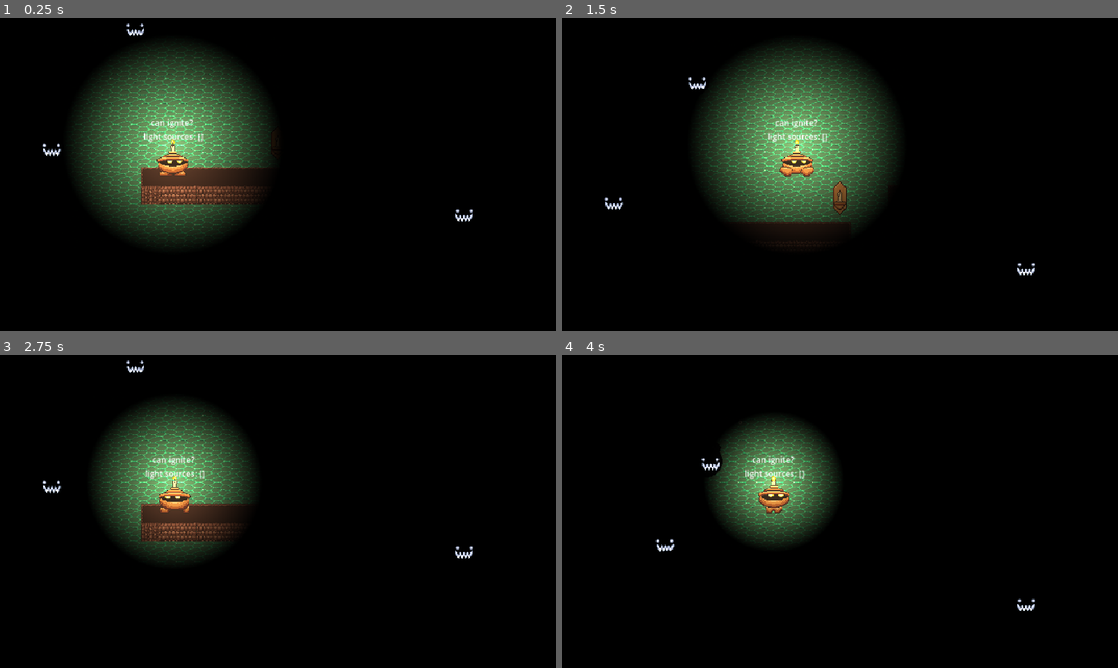
Above: before the commit, frames 1-4 (two rows, left to right).
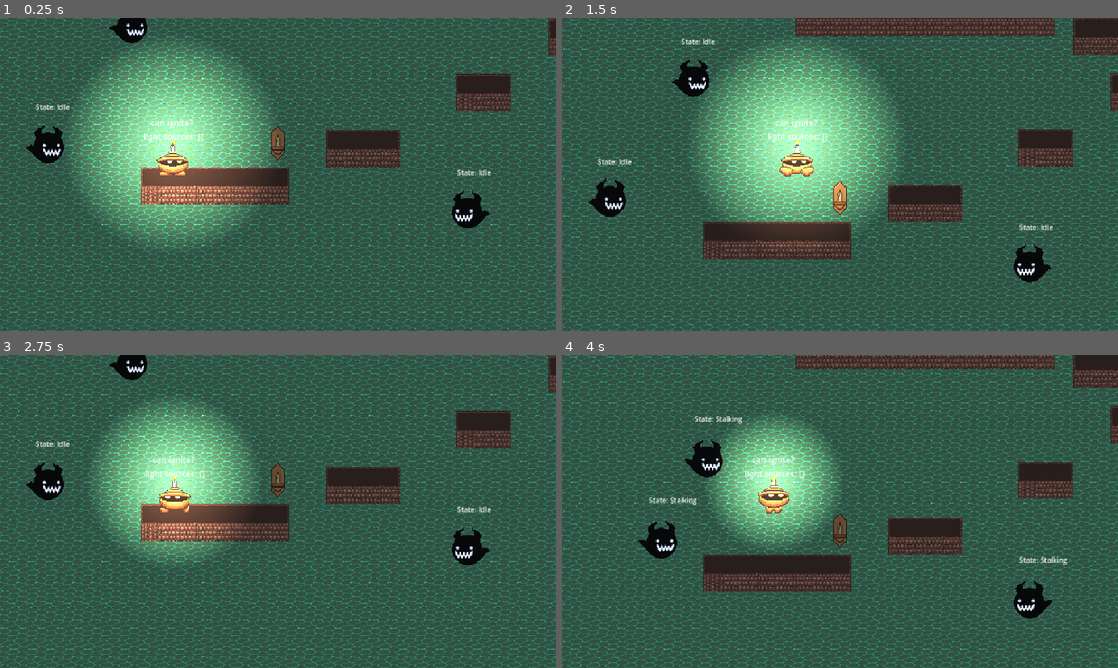
Above: after the commit, the same moments.

Repository: Clique33/Indie-Game-Clinic-2026
Game: Godot game, scene res://tests/test.tscn
Two runs of this game, one before a commit and one after it. Both use one fixed random seed, a clock stepped at 60 frames per second and the inputs below.
Inputs (mouse positions are in pixels of both pictures, inside the frame that each line leads up to):
- Up to frame 1 (0.25 s): no input
- Up to frame 2 (1.5 s): tap Enter (turn_on) at 0.5, 0.6 s; move the mouse to (962, 158) at 0.52 s; hold D (walk_right) 0.53-1.25 s; click (962, 158) at 0.67 s; tap Space (jump) at 0.77 s; drag from (728, 190) to (795, 143) at 1.27 s
- Up to frame 3 (2.75 s): move the mouse to (333, 442) at 2.02 s; hold A (walk_left) from 2.03 s (still down); tap Enter (turn_on) at 2.1 s
- Up to frame 4 (4 s): release A (walk_left) at 2.75 s; drag from (812, 574) to (734, 480) at 2.77 s; move the mouse to (1006, 558) at 3.52 s; hold D (walk_right) from 3.53 s (still down); tap Delete at 3.6 s; tap Space (jump) at 3.77 s; tap Enter (turn_on) at 3.8 s

The runs differ from the first frame. In frame 1, 99% of the frame differs, in the area x 0-100%, y 0-100%; in frame 2, 98%; in frame 3, 99%; in frame 4, 98%.

Commit message:
ther is a bug in which, sometimes, the enemy attacks even when player is not vulnerable

Diff:
--- a/indie-game-clinic-2026/entities/enemies/debug.gd
+++ b/indie-game-clinic-2026/entities/enemies/debug.gd
@@ -5,4 +5,5 @@
 
 
 func _on_state_machine_player_transited(_from: Variant, to: Variant) -> void:
+	print(to)
 	state_label.text = "State: " + str(to)
--- a/indie-game-clinic-2026/entities/enemies/enemy.gd
+++ b/indie-game-clinic-2026/entities/enemies/enemy.gd
@@ -42,6 +42,7 @@
 
 func _physics_process(_delta: float) -> void:
 	if player:
+		transition_state_machine()
 		look_to(is_right())
 	velocity = direction_vector*current_speed
 	move_and_slide()
@@ -82,7 +83,6 @@
 func attack_player() -> void:
 	direction_vector = global_position.direction_to(player.global_position)
 	current_speed = attack_speed
-	print("atacking")
 
 
 func stalk_player() -> void:
@@ -113,6 +113,12 @@
 	sprite.flip_h = right
 
 
+func transition_state_machine() -> void:
+	state_machine_player.set_param("player_is_vulnerable",player._is_vulnerable)
+	state_machine_player.set_param("player_is_safe",player._is_safe)
+	state_machine_player.set_param("player_is_dimming",player._is_dimming)
+
+
 func _on_hit_box_body_entered(body: Node2D) -> void:
 	if body is Player:
 		killed_player.emit()
--- a/indie-game-clinic-2026/entities/enemies/enemy.tscn
+++ b/indie-game-clinic-2026/entities/enemies/enemy.tscn
@@ -9,6 +9,7 @@
 [ext_resource type="Script" uid="uid://b47k3uw57tkrm" path="res://addons/imjp94.yafsm/src/states/State.gd" id="6_sb13e"]
 [ext_resource type="Script" uid="uid://p5r7y7oaxpjt" path="res://addons/imjp94.yafsm/src/transitions/Transition.gd" id="7_3udgd"]
 [ext_resource type="Script" uid="uid://d2ipbppwstm06" path="res://addons/imjp94.yafsm/src/conditions/Condition.gd" id="8_vabdn"]
+[ext_resource type="Script" uid="uid://byvvdvximqxhm" path="res://addons/imjp94.yafsm/src/conditions/BooleanCondition.gd" id="10_3udgd"]
 [ext_resource type="Script" uid="uid://dj7ds338g1c73" path="res://entities/enemies/debug.gd" id="10_sb13e"]
 
 [sub_resource type="AtlasTexture" id="AtlasTexture_twyc1"]
@@ -180,42 +181,37 @@
 [sub_resource type="Resource" id="Resource_nrfwl"]
 script = ExtResource("6_sb13e")
 name = "Entry"
-metadata/graph_offset = Vector2(221, 302.5)
+metadata/graph_offset = Vector2(821, 22.5)
 
 [sub_resource type="Resource" id="Resource_5xow2"]
 script = ExtResource("6_sb13e")
 name = "Idle"
-metadata/graph_offset = Vector2(461, 142.5)
+metadata/graph_offset = Vector2(701, 82.5)
 
 [sub_resource type="Resource" id="Resource_xmuku"]
 script = ExtResource("6_sb13e")
 name = "RunningAway"
-metadata/graph_offset = Vector2(883, 102.5)
+metadata/graph_offset = Vector2(3, 182.5)
 
 [sub_resource type="Resource" id="Resource_2ggct"]
 script = ExtResource("6_sb13e")
 name = "Attacking"
-metadata/graph_offset = Vector2(697.5, 302.5)
+metadata/graph_offset = Vector2(937.5, 442.5)
 
 [sub_resource type="Resource" id="Resource_53k0f"]
 script = ExtResource("6_sb13e")
 name = "GoingBackToIdle"
-metadata/graph_offset = Vector2(433.5, -37.5)
-
-[sub_resource type="Resource" id="Resource_gj3y3"]
-script = ExtResource("6_sb13e")
-name = "PlayerBecameVulnerable"
-metadata/graph_offset = Vector2(147.5, 142.5)
+metadata/graph_offset = Vector2(393.5, 2.4999695)
 
 [sub_resource type="Resource" id="Resource_wy1il"]
 script = ExtResource("6_sb13e")
 name = "Stalking"
-metadata/graph_offset = Vector2(461, 302.5)
+metadata/graph_offset = Vector2(421, 442.5)
 
 [sub_resource type="Resource" id="Resource_pbvo2"]
 script = ExtResource("6_sb13e")
 name = "PlayerDead"
-metadata/graph_offset = Vector2(907.5, 302.5)
+metadata/graph_offset = Vector2(1069.5, 302.5)
 
 [sub_resource type="Resource" id="Resource_u01qb"]
 script = ExtResource("7_3udgd")
@@ -234,20 +230,9 @@
 "light_within_range": SubResource("Resource_4teby")
 }
 
-[sub_resource type="Resource" id="Resource_56i32"]
-script = ExtResource("8_vabdn")
-name = "player_is_dimming"
-
-[sub_resource type="Resource" id="Resource_sb13e"]
-script = ExtResource("7_3udgd")
-from = "Idle"
-to = "PlayerBecameVulnerable"
-conditions = {
-"player_is_dimming": SubResource("Resource_56i32")
-}
-
 [sub_resource type="Resource" id="Resource_rag6w"]
-script = ExtResource("8_vabdn")
+script = ExtResource("10_3udgd")
+value = true
 name = "player_is_vulnerable"
 
 [sub_resource type="Resource" id="Resource_tqj2o"]
@@ -256,6 +241,19 @@
 to = "Attacking"
 conditions = {
 "player_is_vulnerable": SubResource("Resource_rag6w")
+}
+
+[sub_resource type="Resource" id="Resource_3udgd"]
+script = ExtResource("10_3udgd")
+value = true
+name = "player_is_dimming"
+
+[sub_resource type="Resource" id="Resource_vabdn"]
+script = ExtResource("7_3udgd")
+from = "Idle"
+to = "Stalking"
+conditions = {
+"player_is_dimming": SubResource("Resource_3udgd")
 }
 
 [sub_resource type="Resource" id="Resource_ku6gj"]
@@ -282,18 +280,6 @@
 "back_to_initial_pos": SubResource("Resource_y4tt3")
 }
 
-[sub_resource type="Resource" id="Resource_3udgd"]
-script = ExtResource("8_vabdn")
-name = "player_is_dimming"
-
-[sub_resource type="Resource" id="Resource_vabdn"]
-script = ExtResource("7_3udgd")
-from = "GoingBackToIdle"
-to = "PlayerBecameVulnerable"
-conditions = {
-"player_is_dimming": SubResource("Resource_3udgd")
-}
-
 [sub_resource type="Resource" id="Resource_712qu"]
 script = ExtResource("8_vabdn")
 name = "light_within_range"
@@ -307,9 +293,17 @@
 }
 
 [sub_resource type="Resource" id="Resource_lmmiu"]
-script = ExtResource("7_3udgd")
-from = "PlayerBecameVulnerable"
+script = ExtResource("10_3udgd")
+value = true
+name = "player_is_dimming"
+
+[sub_resource type="Resource" id="Resource_vkm0h"]
+script = ExtResource("7_3udgd")
+from = "GoingBackToIdle"
 to = "Stalking"
+conditions = {
+"player_is_dimming": SubResource("Resource_lmmiu")
+}
 
 [sub_resource type="Resource" id="Resource_nkaw1"]
 script = ExtResource("8_vabdn")
@@ -323,16 +317,17 @@
 "light_within_range": SubResource("Resource_nkaw1")
 }
 
-[sub_resource type="Resource" id="Resource_vkm0h"]
-script = ExtResource("8_vabdn")
-name = "player_is_dimming"
+[sub_resource type="Resource" id="Resource_atxrh"]
+script = ExtResource("10_3udgd")
+value = true
+name = "player_is_safe"
 
 [sub_resource type="Resource" id="Resource_llg7d"]
 script = ExtResource("7_3udgd")
 from = "Attacking"
 to = "Stalking"
 conditions = {
-"player_is_dimming": SubResource("Resource_vkm0h")
+"player_is_safe": SubResource("Resource_atxrh")
 }
 
 [sub_resource type="Resource" id="Resource_5ltra"]
@@ -347,16 +342,34 @@
 "player_is_dead": SubResource("Resource_5ltra")
 }
 
-[sub_resource type="Resource" id="Resource_atxrh"]
-script = ExtResource("8_vabdn")
+[sub_resource type="Resource" id="Resource_1lk5u"]
+script = ExtResource("10_3udgd")
 name = "player_is_vulnerable"
+
+[sub_resource type="Resource" id="Resource_ux558"]
+script = ExtResource("7_3udgd")
+from = "Attacking"
+to = "GoingBackToIdle"
+conditions = {
+"player_is_vulnerable": SubResource("Resource_1lk5u")
+}
+
+[sub_resource type="Resource" id="Resource_ct7fg"]
+script = ExtResource("10_3udgd")
+value = true
+name = "player_is_vulnerable"
+
+[sub_resource type="Resource" id="Resource_0uqau"]
+script = ExtResource("10_3udgd")
+name = "player_is_safe"
 
 [sub_resource type="Resource" id="Resource_ftsks"]
 script = ExtResource("7_3udgd")
 from = "Stalking"
 to = "Attacking"
 conditions = {
-"player_is_vulnerable": SubResource("Resource_atxrh")
+"player_is_safe": SubResource("Resource_0uqau"),
+"player_is_vulnerable": SubResource("Resource_ct7fg")
 }
 
 [sub_resource type="Resource" id="Resource_dec5i"]
@@ -369,6 +382,18 @@
 to = "RunningAway"
 conditions = {
 "light_within_range": SubResource("Resource_dec5i")
+}
+
+[sub_resource type="Resource" id="Resource_isubm"]
+script = ExtResource("10_3udgd")
+name = "player_is_dimming"
+
+[sub_resource type="Resource" id="Resource_kb8hg"]
+script = ExtResource("7_3udgd")
+from = "Stalking"
+to = "GoingBackToIdle"
+conditions = {
+"player_is_dimming": SubResource("Resource_isubm")
 }
 
 [sub_resource type="Resource" id="Resource_2k7wq"]
@@ -378,13 +403,13 @@
 "Entry": SubResource("Resource_nrfwl"),
 "GoingBackToIdle": SubResource("Resource_53k0f"),
 "Idle": SubResource("Resource_5xow2"),
-"PlayerBecameVulnerable": SubResource("Resource_gj3y3"),
 "PlayerDead": SubResource("Resource_pbvo2"),
 "RunningAway": SubResource("Resource_xmuku"),
 "Stalking": SubResource("Resource_wy1il")
 }
 transitions = {
 "Attacking": {
+"GoingBackToIdle": SubResource("Resource_ux558"),
 "PlayerDead": SubResource("Resource_t287r"),
 "RunningAway": SubResource("Resource_6fcqh"),
 "Stalking": SubResource("Resource_llg7d")
@@ -394,22 +419,20 @@
 },
 "GoingBackToIdle": {
 "Idle": SubResource("Resource_21xsh"),
-"PlayerBecameVulnerable": SubResource("Resource_vabdn"),
-"RunningAway": SubResource("Resource_6ak4d")
+"RunningAway": SubResource("Resource_6ak4d"),
+"Stalking": SubResource("Resource_vkm0h")
 },
 "Idle": {
 "Attacking": SubResource("Resource_tqj2o"),
-"PlayerBecameVulnerable": SubResource("Resource_sb13e"),
-"RunningAway": SubResource("Resource_bjdlj")
-},
-"PlayerBecameVulnerable": {
-"Stalking": SubResource("Resource_lmmiu")
+"RunningAway": SubResource("Resource_bjdlj"),
+"Stalking": SubResource("Resource_vabdn")
 },
 "RunningAway": {
 "GoingBackToIdle": SubResource("Resource_8edke")
 },
 "Stalking": {
 "Attacking": SubResource("Resource_ftsks"),
+"GoingBackToIdle": SubResource("Resource_kb8hg"),
 "RunningAway": SubResource("Resource_0j0it")
 }
 }
@@ -419,11 +442,6 @@
 collision_mask = 4
 motion_mode = 1
 script = ExtResource("1_owq46")
-back_to_idle_speed = null
-attack_speed = null
-run_away_speed = null
-stalk_speed = null
-stalk_distance = null
 
 [node name="Sprite" type="AnimatedSprite2D" parent="." unique_id=370643102]
 self_modulate = Color(0.14044744, 0.14044744, 0.14044744, 1)
--- a/indie-game-clinic-2026/entities/enemies/state_machines/state_machine_manager.gd
+++ b/indie-game-clinic-2026/entities/enemies/state_machines/state_machine_manager.gd
@@ -34,7 +34,6 @@
 
 		"PlayerDead":
 			if abs(parent.player.global_position.distance_to(parent.global_position)) > 10:
-				print("state machine")
 				parent.attack_player()
 			else:
 				parent.stop_movement()
--- a/indie-game-clinic-2026/entities/lamps/fully_dim_light.gd
+++ b/indie-game-clinic-2026/entities/lamps/fully_dim_light.gd
@@ -13,9 +13,12 @@
 
 func _ready() -> void:
 	one_shot = true
+	timeout.connect(_on_timeout)
 
 
 func _process(_delta: float) -> void:
+	if is_stopped():
+		return
 	if get_percentage_passed() >= _last_percentage_hit*percentage_to_signal:
 		percentage_passed.emit(_last_percentage_hit*percentage_to_signal)
 		_last_percentage_hit += 1
@@ -27,3 +30,7 @@
 
 func get_percentage_passed() -> float:
 	return 1 - (time_left/wait_time)
+
+
+func _on_timeout() -> void:
+	_last_percentage_hit = 1
--- a/indie-game-clinic-2026/entities/lamps/lamp.gd
+++ b/indie-game-clinic-2026/entities/lamps/lamp.gd
@@ -5,6 +5,7 @@
 signal update_scare_area_radius(multiplier : float)
 signal turned_on
 signal turned_off
+signal player_is_safe
 
 
 @export var turned_on_energy : float = 1
--- a/indie-game-clinic-2026/entities/player/player.gd
+++ b/indie-game-clinic-2026/entities/player/player.gd
@@ -20,9 +20,15 @@
 		else:
 			vulnerable_light.visible = false
 			_is_vulnerable = false
+			_is_dimming = false
+			light_dimmer.start(time_to_fully_dim)
+
+
 var light_sources_in_range : Array[Lamp] = []
 var _is_dead : bool = false
 var _is_vulnerable : bool = false
+var _is_safe : bool = false
+var _is_dimming : bool = false
 
 
 @onready var vulnerable_light: PointLight2D = $VulnerableLight
@@ -49,7 +55,8 @@
 func _physics_process(_delta: float) -> void:
 	if _is_dead:
 		return
-	if _is_vulnerable:
+	_is_safe = are_there_any_light_sources_lit()
+	if _is_vulnerable and not _is_safe:
 		player_is_vulnerable.emit()
 	handle_light_lamps()
 	handle_shoot_flame()
@@ -84,11 +91,9 @@
 	if not can_ignite() or light_sources_in_range.is_empty():
 		return
 	if Input.is_action_just_released("turn_on"):
-		if not are_there_any_light_sources_lit():
+		if not _is_safe:
 			return
 		flame_sprite = flame_spawner_component.spawn_flame(1.5)
-		if flame_sprite:
-			light_dimmer.start(time_to_fully_dim)
 
 
 func are_there_any_light_sources_lit() -> bool:
@@ -155,7 +160,7 @@
 	if not flame_sprite:
 		return
 	if current_percentage > 0.3:
-		player_is_dimming.emit()
+		_is_dimming = true
 	flame_sprite.light_radius_scale *= (1-light_dimmer.percentage_to_signal)
 
 
--- a/indie-game-clinic-2026/tests/test.tscn
+++ b/indie-game-clinic-2026/tests/test.tscn
@@ -100,6 +100,7 @@
 energy = 0.0
 
 [node name="CanvasModulate" type="CanvasModulate" parent="." unique_id=78310192]
+visible = false
 color = Color(0, 0, 0, 1)
 
 [node name="Bonfire" parent="." unique_id=956425402 instance=ExtResource("4_ry45r")]
